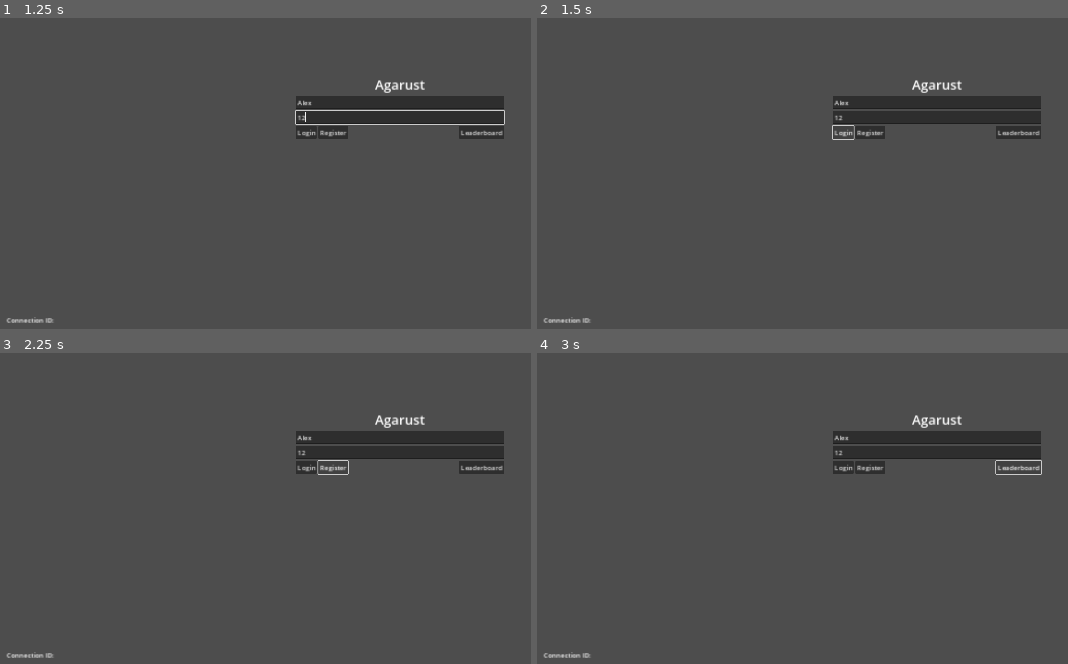
Above: before the commit, frames 1-4 (two rows, left to right).
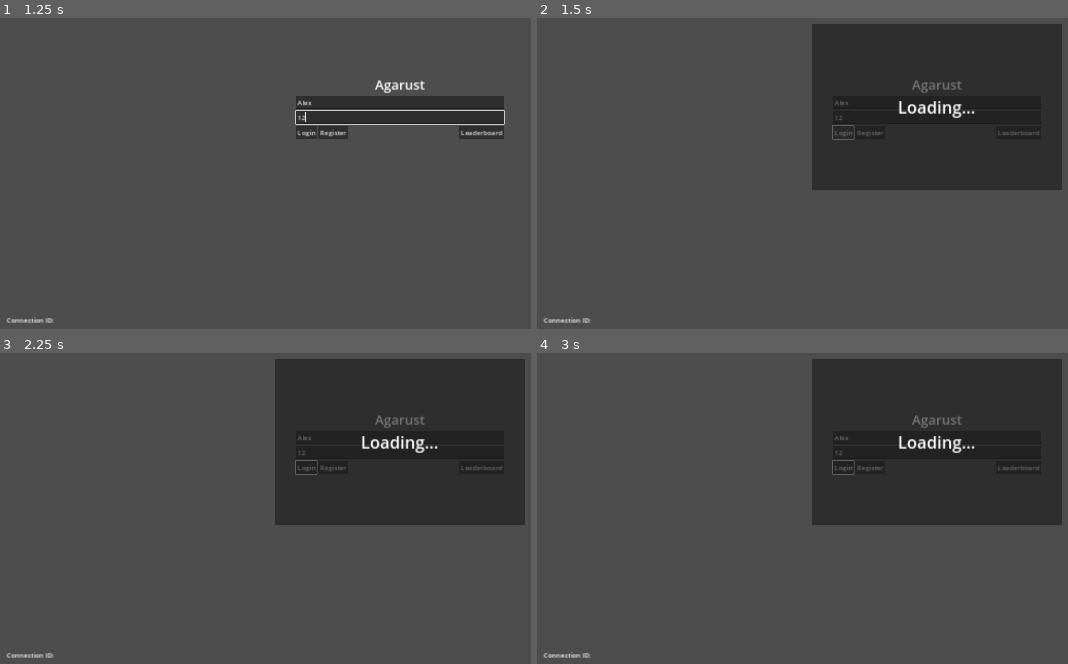
Above: after the commit, the same moments.

Repository: jerryshell/agarust
Game: Godot game, scene res://view/login/login.tscn
Same seed, same stepped clock (60 frames per second), same inputs: the game is played once before the commit and once after it. This scene is started directly instead of the project's main scene.
Inputs (mouse positions are in pixels of both pictures, inside the frame that each line leads up to):
- Up to frame 1 (1.25 s): click (398, 101) at 0.52 s; type "Alex" at 0.6 s; click (398, 117) at 0.75 s; type "12" at 0.83 s
- Up to frame 2 (1.5 s): click "Login" at 1.25 s
- Up to frame 3 (2.25 s): click "Register" at 2 s
- Up to frame 4 (3 s): click "Leaderboard" at 2.75 s

Frame 1 is identical in both runs. In frame 2, 22% of the frame differs, in the area x 51-99%, y 1-56%; in frame 3, 22%; in frame 4, 22%.

Commit message:
feat: enhance login flow with loading message and error handling

Diff:
--- a/client/view/connecting/connecting.gd
+++ b/client/view/connecting/connecting.gd
@@ -10,7 +10,6 @@
 
 func _on_ws_connected() -> void:
 	print_debug("server connected")
-	get_tree().change_scene_to_packed(login_scene)
 
 func _on_ws_packet_received(packet: Global.proto.Packet) -> void:
 	print_debug(packet)
@@ -19,3 +18,4 @@
 
 func _handle_hello_msg(hello_msg: Global.proto.Hello) -> void:
 	Global.connection_id = hello_msg.get_connection_id()
+	get_tree().change_scene_to_packed(login_scene)
--- a/client/view/game/game.gd
+++ b/client/view/game/game.gd
@@ -208,6 +208,7 @@
 	_set_actor_mass(actor, _radius_to_mass(radius))
 
 	actor.speed = speed
+	actor.is_player = is_player
 
 	var server_position := Vector2(x, y)
 	if actor.position.distance_squared_to(server_position) > 20:
--- a/client/view/login/login.gd
+++ b/client/view/login/login.gd
@@ -10,6 +10,8 @@
 @onready var leaderboard_button: Button = %LeaderboardButton
 @onready var logger: Logger = %Logger
 @onready var connection_id_label: Label = %ConnectionIdLabel
+@onready var message_panel: Panel = %MessagePanel
+@onready var message_label: Label = %MessageLabel
 
 func _ready() -> void:
 	WsClient.packet_received.connect(_on_ws_packet_received)
@@ -20,12 +22,16 @@
 func _on_ws_packet_received(packet: Global.proto.Packet) -> void:
 	print_debug(packet)
 	if packet.has_login_ok():
+		message_panel.hide()
 		get_tree().change_scene_to_packed(game_scene)
 	elif packet.has_login_err():
+		message_panel.hide()
 		logger.error(packet.get_login_err().get_reason())
 	elif packet.has_register_ok():
+		message_panel.hide()
 		logger.success("register success")
 	elif packet.has_register_err():
+		message_panel.hide()
 		logger.error(packet.get_register_err().get_reason())
 	else:
 		print_debug("unknow packet: ", packet)
@@ -35,6 +41,9 @@
 	var password := password_edit.text.strip_edges()
 	if username.is_empty() or password.is_empty():
 		return
+
+	message_panel.show()
+	message_label.text = "Loading..."
 
 	var packet := Global.proto.Packet.new()
 	var login_message := packet.new_login()
@@ -48,6 +57,9 @@
 	if username.is_empty() or password.is_empty():
 		return
 
+	message_panel.show()
+	message_label.text = "Loading..."
+
 	var packet := Global.proto.Packet.new()
 	var register_message := packet.new_register()
 	register_message.set_username(username)
--- a/client/view/login/login.tscn
+++ b/client/view/login/login.tscn
@@ -6,6 +6,9 @@
 
 [sub_resource type="LabelSettings" id="LabelSettings_yei6d"]
 font_size = 32
+
+[sub_resource type="LabelSettings" id="LabelSettings_g1chx"]
+font_size = 40
 
 [node name="Login" type="Node2D"]
 script = ExtResource("1_cvf3h")
@@ -86,3 +89,34 @@
 offset_bottom = -17.0
 grow_vertical = 0
 text = "Connection ID: ABC"
+
+[node name="MessagePanel" type="Panel" parent="Gui"]
+unique_name_in_owner = true
+visible = false
+anchors_preset = 8
+anchor_left = 0.5
+anchor_top = 0.5
+anchor_right = 0.5
+anchor_bottom = 0.5
+offset_left = -300.0
+offset_top = -200.0
+offset_right = 300.0
+offset_bottom = 200.0
+grow_horizontal = 2
+grow_vertical = 2
+
+[node name="MessageLabel" type="Label" parent="Gui/MessagePanel"]
+unique_name_in_owner = true
+layout_mode = 1
+anchors_preset = 14
+anchor_top = 0.5
+anchor_right = 1.0
+anchor_bottom = 0.5
+offset_top = -11.5
+offset_bottom = 11.5
+grow_horizontal = 2
+grow_vertical = 2
+text = "Message Label"
+label_settings = SubResource("LabelSettings_g1chx")
+horizontal_alignment = 1
+vertical_alignment = 1
Not shown: 1 places in client/view/login/login.tscn that only renumber resources
Not shown, changed: server/src/client_agent.rs
